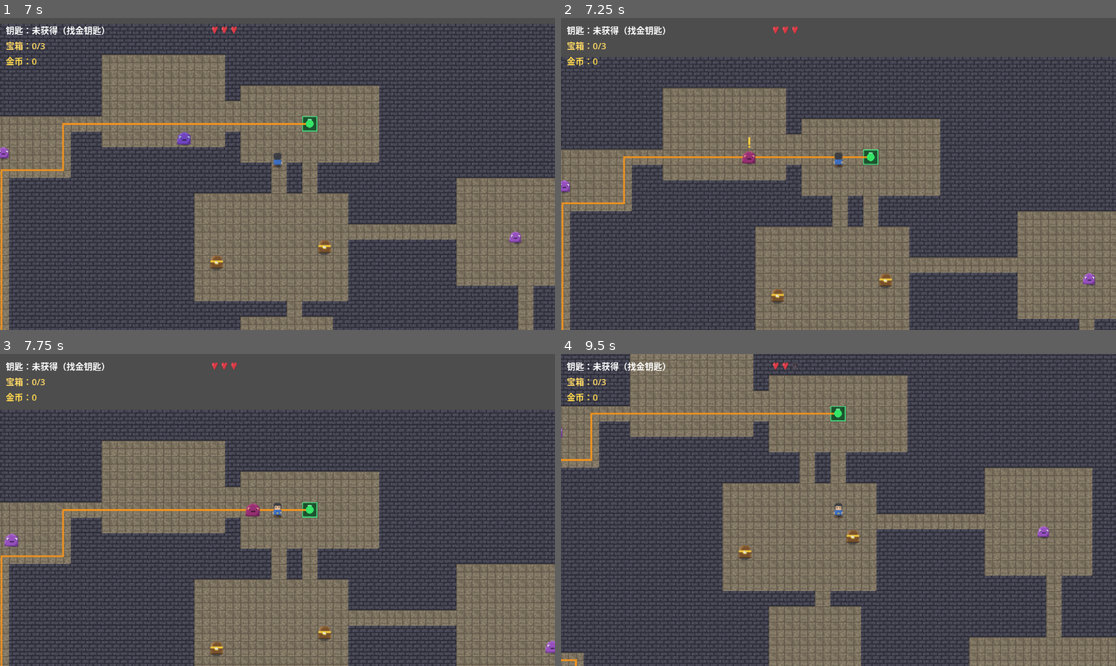
Above: before the commit, frames 1-4 (two rows, left to right).
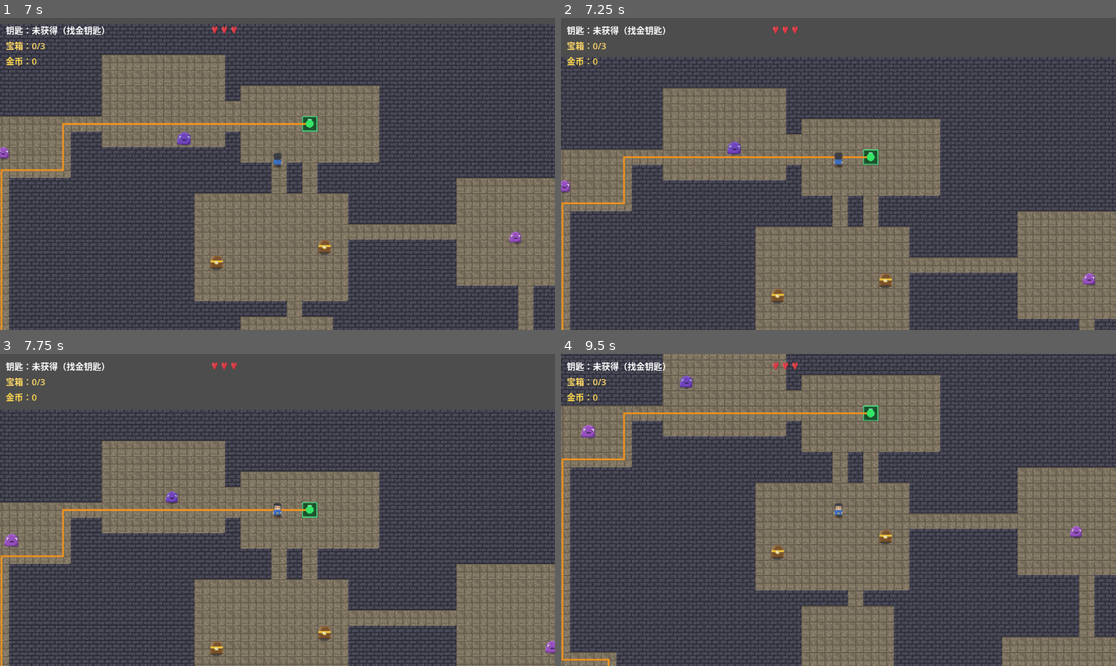
Above: after the commit, the same moments.

Repository: longray/godot_learn
Game: Godot game, scene res://lessons/lesson03_playable/lesson03.tscn
Two runs of this game, one before a commit and one after it. Both use one fixed random seed, a clock stepped at 60 frames per second and the inputs below.
Inputs (mouse positions are in pixels of both pictures, inside the frame that each line leads up to):
- Up to frame 1 (7 s): tap Enter at 0.5 s; move the mouse to (399, 158) at 0.52 s; hold D (move_right) 0.53-1.25 s; click (399, 158) at 0.6 s; drag from (166, 189) to (122, 311) at 1.27 s; move the mouse to (333, 105) at 2.02 s; hold D (move_right) 2.03-2.75 s; click (333, 105) at 2.1 s; drag from (249, 236) to (38, 124) at 2.77 s; move the mouse to (444, 220) at 3.52 s; hold A (move_left) 3.53-4.25 s; click (444, 220) at 3.6 s; drag from (111, 127) to (499, 295) at 4.27 s; move the mouse to (305, 174) at 5.02 s; hold S (move_down) 5.03-5.75 s; click (305, 174) at 5.1 s; drag from (194, 96) to (33, 96) at 5.77 s; move the mouse to (399, 158) at 6.52 s; hold W (move_up) from 6.53 s (still down); click (399, 158) at 6.6 s
- Up to frame 2 (7.25 s): keep holding W (move_up)
- Up to frame 3 (7.75 s): release W (move_up) at 7.25 s; drag from (166, 525) to (249, 572) at 7.27 s
- Up to frame 4 (9.5 s): move the mouse to (894, 441) at 8.02 s; hold S (move_down) 8.03-8.75 s; click (894, 441) at 8.1 s; drag from (810, 572) to (672, 463) at 8.77 s

Frame 1 is identical in both runs. In frame 2, 0.2% of the frame differs, in the area x 29-36%, y 38-47%; in frame 3, 0.2%; in frame 4, 27%, in the area x 0-100%, y 0-100%.

Commit message:
feat: 第7课作业2——视野角度（仅面向玩家 ±75° 才发现）
- detection_half_angle=75°：发现判定（PATROL/RETURN→CHASE）加角度检查
- facing 随移动更新（_move_towards 统一维护）
- CHASE 保持判定拆出 _has_line_of_sight（纯视线无角度）——
  玩家绕背不瞬间丢失，防状态抖动
- 验证：面向/背对/侧90°/斜45°/CHASE保持 五断言全过

Diff:
--- a/2d_rpg_dungeon/lessons/lesson03_playable/enemy.gd
+++ b/2d_rpg_dungeon/lessons/lesson03_playable/enemy.gd
@@ -50,6 +50,10 @@
 @export var detection_range: float = 90.0
 @export var lose_range: float = 150.0
 @export var lose_sight_time: float = 0.8
+
+# 作业 2（第 7 课）：视野半角（度）——仅"发现"需要面向玩家；
+# CHASE 中的保持判定不加角度（防绕背瞬间丢失→状态抖动）
+@export var detection_half_angle: float = 75.0
 # 倍率 1.15：fast 126 / normal 80 / tank 52——全员低于玩家 140，风筝普适
 @export var chase_speed_multiplier: float = 1.15
 
@@ -88,6 +92,9 @@
 var home_position := Vector2.ZERO
 
 var chase_speed: float = 0.0
+
+# 作业 2：朝向（随移动更新；发现判定用）
+var facing := Vector2.RIGHT
 
 # 呼吸动画计时
 var _t := 0.0
@@ -313,7 +320,10 @@
 				stuck_time = 0.0
 				return
 
-			if _is_player_visible(player_ref, lose_range):
+			# 作业 2：CHASE 保持判定用全向视线（无角度）——玩家绕背不瞬间丢失
+			if player_ref != null and is_instance_valid(player_ref) \
+					and global_position.distance_to(player_ref.global_position) <= lose_range \
+					and _has_line_of_sight(player_ref):
 				last_known_player_position = player_ref.global_position
 				time_since_seen = 0.0
 			else:
@@ -483,6 +493,7 @@
 		return true
 
 	var desired_velocity := direction.normalized() * move_speed
+	facing = direction.normalized()  # 作业 2：朝向随移动更新
 	var next_position := global_position + desired_velocity * delta
 
 	if dungeon.is_world_position_walkable(next_position, collision_radius):
@@ -518,7 +529,18 @@
 	if distance > range_limit:
 		return false
 
-	# 沿敌人与玩家之间每 8px 采样，任一点是墙 → 视线被挡
+	# 作业 2：发现判定加视野半角——只有面向玩家 ±75° 才"发现"
+	# （由 _update_state 的调用方决定是否做角度检查；CHASE 保持用全向版）
+	var to_player := (target.global_position - global_position).normalized()
+	if absf(rad_to_deg(facing.angle_to(to_player))) > detection_half_angle:
+		return false
+
+	return _has_line_of_sight(target)
+
+
+func _has_line_of_sight(target: Node2D) -> bool:
+	# 纯视线采样（无角度/距离检查）——CHASE 保持判定复用
+	var distance := global_position.distance_to(target.global_position)
 	var steps := int(distance / 8.0) + 1
 
 	for i in range(steps + 1):
